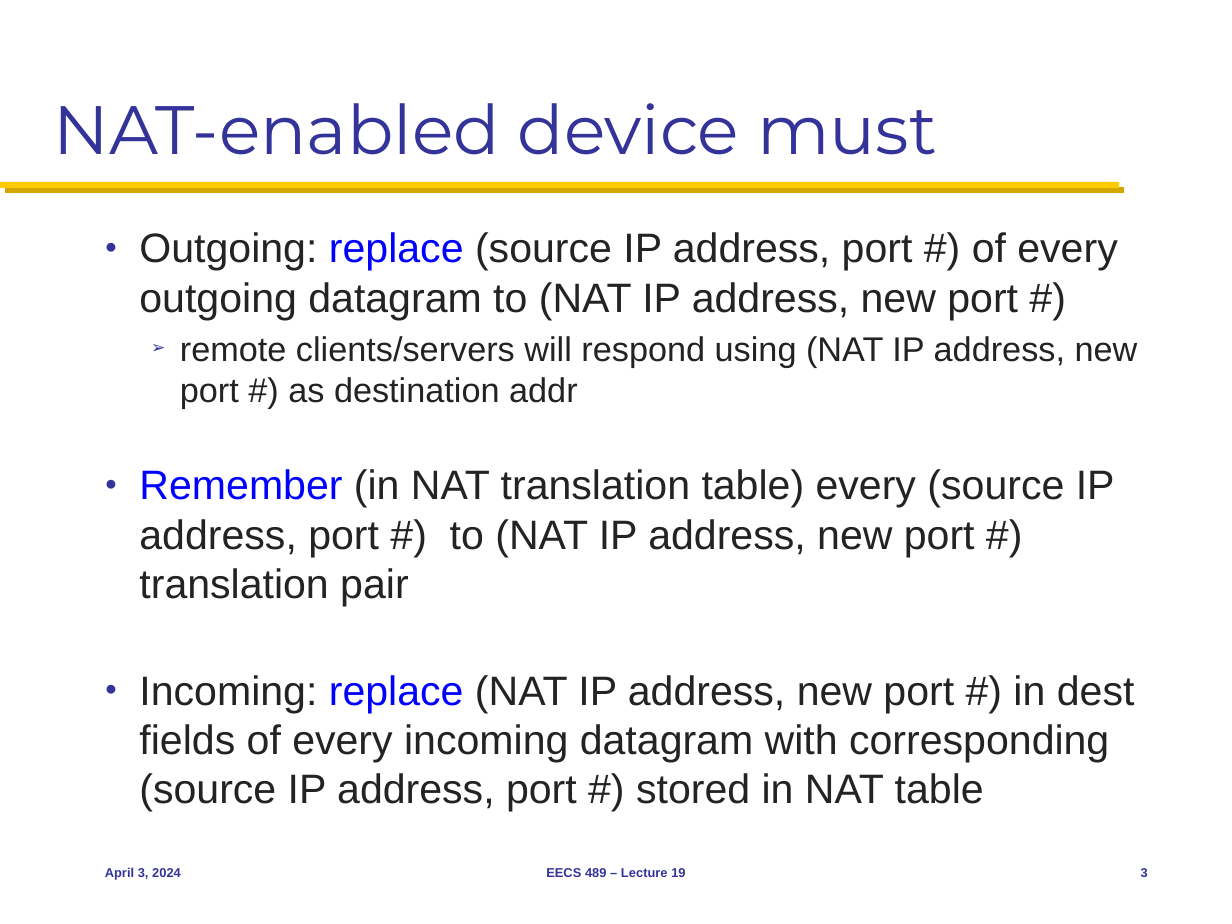
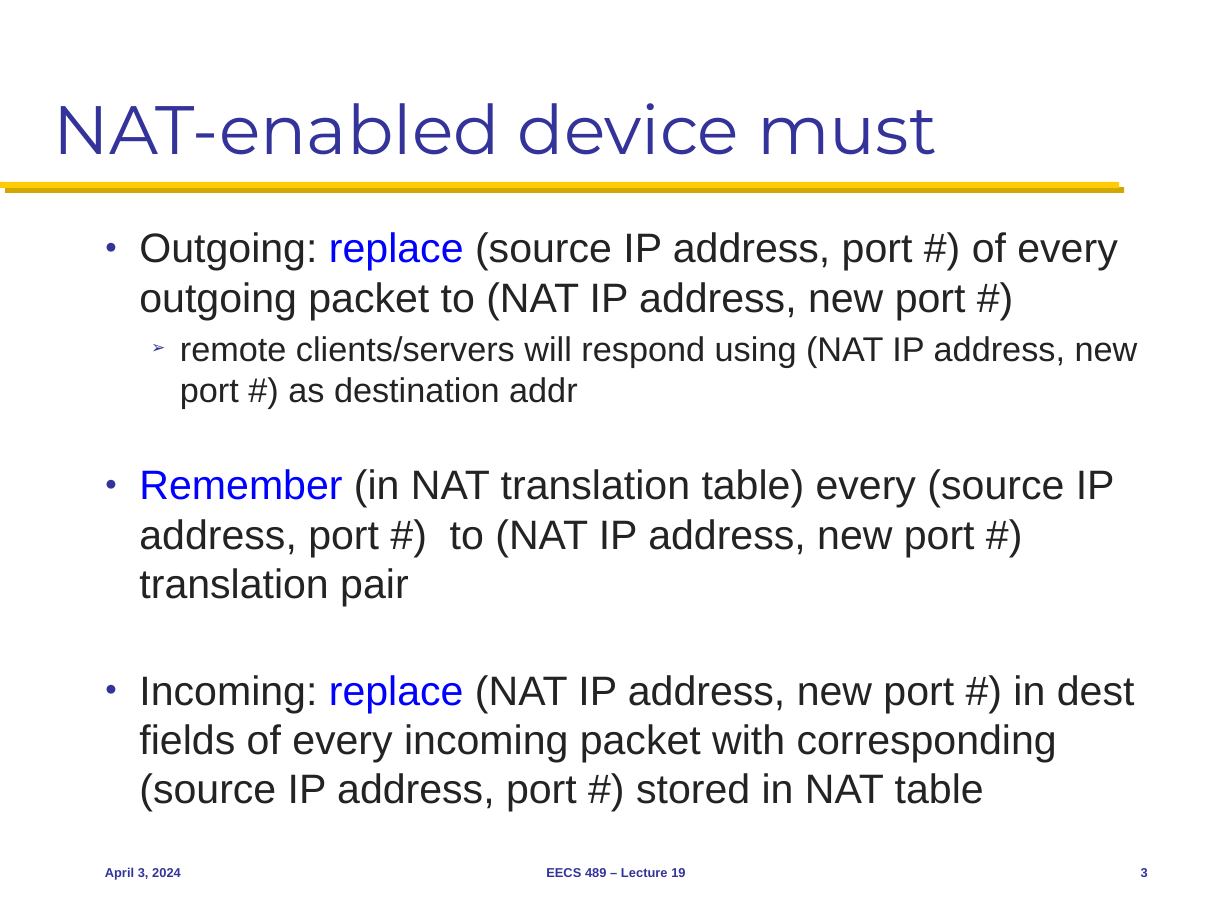
Before and after one commit to parthraut/eecs489, a slide deck: slide 3 of Slides/040324.pptx. Drawn at 1232x924 pixels with LibreOffice and Linux fonts; fonts in the diff are those of the drawing. Boxes give left, top, right and bottom in pixels: in the first picture for what was removed or moved away, otherwise in the second. Text is boxed around its words. In the diff, an @@ line names an element or a change of style, - is before the commit and + after.

```diff
--- a/Slides/040324.pptx
+++ b/Slides/040324.pptx
@@ text at [139,232,1117,320]: text changed @@
-● Outgoing: replace (source IP address, port #) of every outgoing datagram to (NAT IP address, new port #)
+● Outgoing: replace (source IP address, port #) of every outgoing packet to (NAT IP address, new port #)
@@ text at [139,675,1135,811]: text changed @@
-● Incoming: replace (NAT IP address, new port #) in dest fields of every incoming datagram with corresponding (source IP address, port #) stored in NAT table
+● Incoming: replace (NAT IP address, new port #) in dest fields of every incoming packet with corresponding (source IP address, port #) stored in NAT table
```
Also in this commit, not shown: 2 other slides changed, 1 other file.
